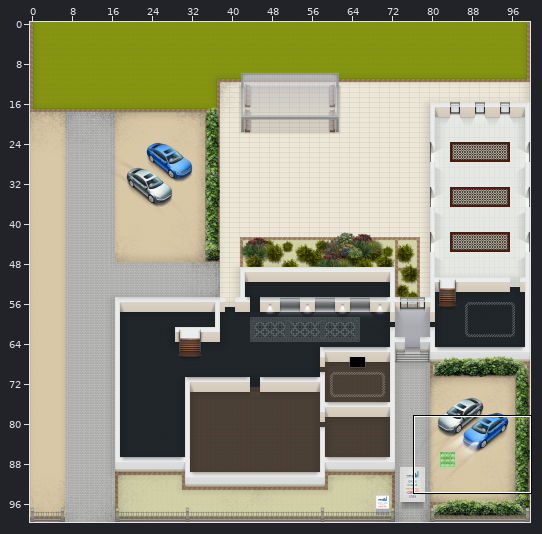
Tiled map (JSON), stored at map.tmj. The picture above shows the old version from afar; the outline marks the close-up.
Close-up. Old version:
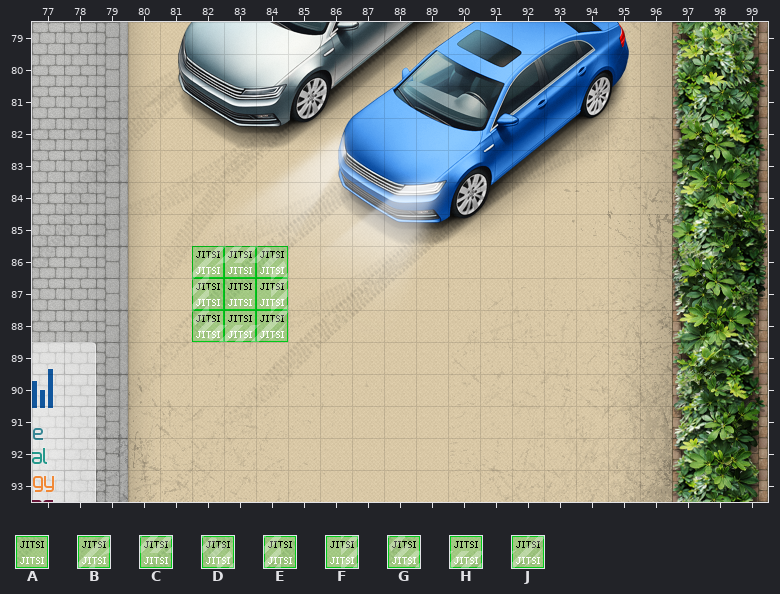
Cells are 32x32 px. Shown: x 77..99, y 79..93.
Key: from "WA_Special_Zones": A 9; from "i-unitgroup-Map-Animationen": B 125, C 126, D 127, E 165, F 167, G 205, H 206, J 207.
_ is an empty cell.
Layers that did not change in this view are not listed.
Layer "animationen/animationen1" before, first column x 77:
79 _______________________
80 _______________________
81 _______________________
82 _______________________
83 _______________________
84 _______________________
85 _______________________
86 _____AAA_______________
87 _____AAA_______________
88 _____AAA_______________
89 _______________________
90 _______________________
91 _______________________
92 _______________________
93 _______________________
Layer "event/202405-iu-academy/TeamsMeeting" before, first column x 77:
79 _______________________
80 _______________________
81 _______________________
82 _______________________
83 _______________________
84 _______________________
85 _______________________
86 _____BCD_______________
87 _____E_F_______________
88 _____GHJ_______________
89 _______________________
90 _______________________
91 _______________________
92 _______________________
93 _______________________
The result:
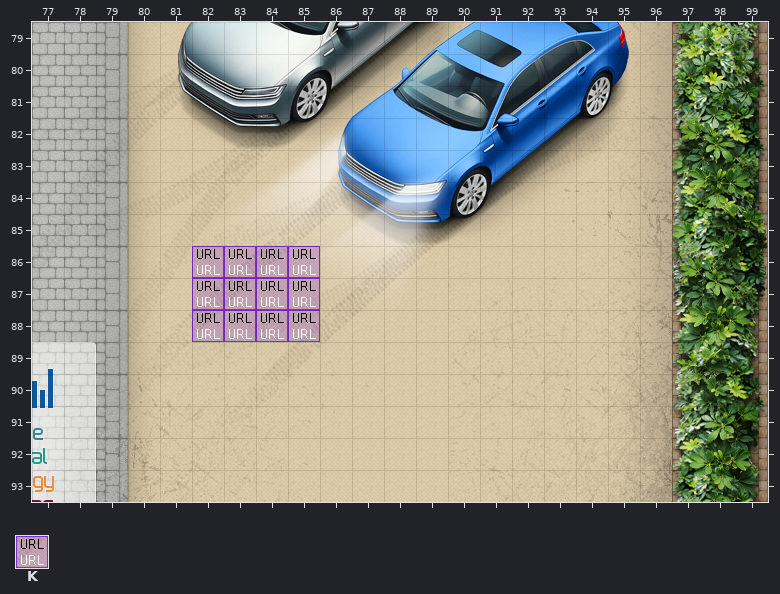
Further tiles: from "WA_Special_Zones": K 8.
See-through tiles are keyed as they look on the map.
The exact change:
Layer "animationen/animationen1":
The edit erases tile A in rows 86 to 88 at x 82 to 84.
Layer "event/202405-iu-academy/TeamsMeeting":
Tile B becomes tile K in row 86 at x 82.
Tile C becomes tile K in row 86 at x 83.
Tile D becomes tile K in row 86 at x 84.
Tile E becomes tile K in row 87 at x 82.
Tile F becomes tile K in row 87 at x 84.
Tile G becomes tile K in row 88 at x 82.
Tile H becomes tile K in row 88 at x 83.
Tile J becomes tile K in row 88 at x 84.
The author put tile K in row 86 at x 85; in row 87 at x 83 and 85; in row 88 at x 85.
Pixel boxes of the changes (left, top, right, bottom) in both close-ups:
changed: (192, 246, 320, 342)
